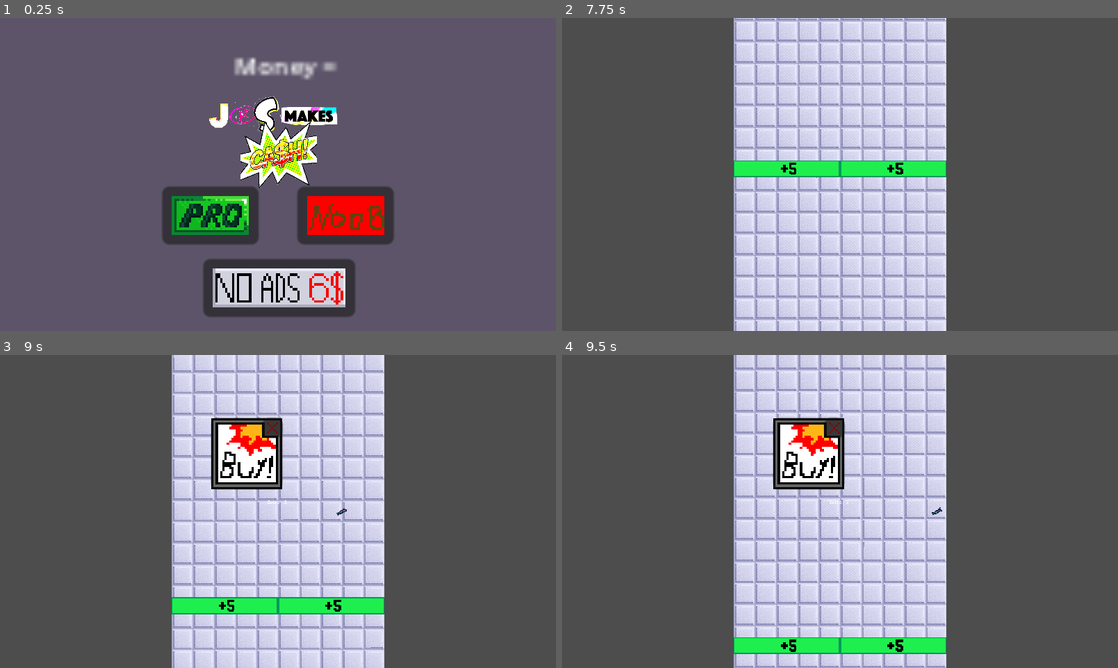
Above: before the commit, frames 1-4 (two rows, left to right).
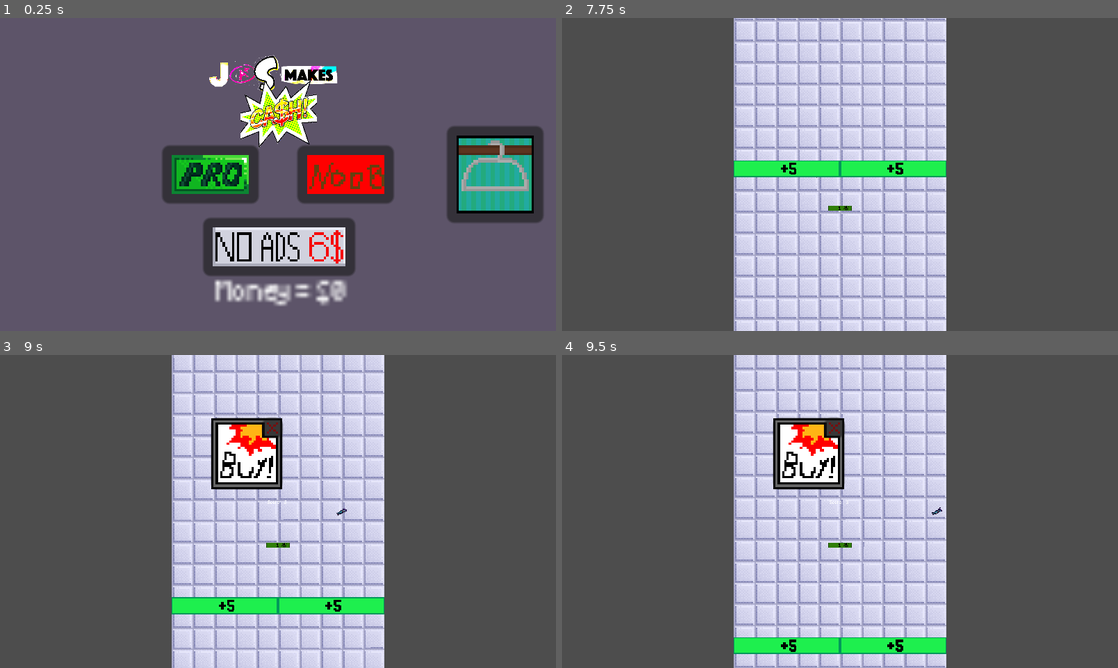
Above: after the commit, the same moments.

Repository: AryehJ-Phoenix/j
Game: Godot game, scene res://scenes/noob_vs_pro.tscn
Same seed, same stepped clock (60 frames per second), same inputs: the game is played once before the commit and once after it.
Inputs (mouse positions are in pixels of both pictures, inside the frame that each line leads up to; where the layout moved, square brackets give the same spot in the first picture):
- Up to frame 1 (0.25 s): no input
- Up to frame 2 (7.75 s): click (906, 174) [906, 215] at 0.5 s; hold Right (ui_right) 1.28-2.03 s; hold Left (ui_left) 2.03-2.78 s; hold Right (ui_right) 2.78-4.28 s; hold Left (ui_left) 4.28-6.5 s; tap Escape (ui_cancel) at 4.9 s; click (762, 215) at 6.5 s; hold Right (ui_right) from 7.28 s (still down)
- Up to frame 3 (9 s): keep holding Right (ui_right)
- Up to frame 4 (9.5 s): keep holding Right (ui_right)

The runs differ from the first frame. In frame 1, 26% of the frame differs, in the area x 29-98%, y 11-96%; in frame 2, less than 0.1%; in frame 3, less than 0.1%; in frame 4, less than 0.1%.

Commit message:
FINISH DRESSING ROOM

Diff:
--- a/scenes/debt.tscn
+++ b/scenes/debt.tscn
@@ -27,6 +27,7 @@
 
 [node name="button" type="Button" parent="."]
 texture_filter = 1
+layout_mode = 0
 offset_left = -531.0
 offset_top = 383.0
 offset_right = 533.0
--- /dev/null
+++ b/scenes/dressing_room.tscn
@@ -0,0 +1,69 @@
+[gd_scene load_steps=9 format=3 uid="uid://dyjw63khi7t04"]
+
+[ext_resource type="Script" path="res://scripts/dressing_room.gd" id="1_1tbep"]
+[ext_resource type="Texture2D" uid="uid://dmwoy3vte4sxc" path="res://sprite/New Piskel-27.png" id="2_032vc"]
+[ext_resource type="Texture2D" uid="uid://b0xfkn42onm6j" path="res://sprite/Jas Walk Cycle-2-2.png" id="3_8dimy"]
+
+[sub_resource type="AtlasTexture" id="AtlasTexture_wpjrl"]
+atlas = ExtResource("3_8dimy")
+region = Rect2(0, 0, 32, 32)
+
+[sub_resource type="AtlasTexture" id="AtlasTexture_fvs0m"]
+atlas = ExtResource("3_8dimy")
+region = Rect2(32, 0, 32, 32)
+
+[sub_resource type="AtlasTexture" id="AtlasTexture_0fljm"]
+atlas = ExtResource("3_8dimy")
+region = Rect2(0, 32, 32, 32)
+
+[sub_resource type="AtlasTexture" id="AtlasTexture_gsqst"]
+atlas = ExtResource("3_8dimy")
+region = Rect2(32, 32, 32, 32)
+
+[sub_resource type="SpriteFrames" id="SpriteFrames_aba47"]
+animations = [{
+"frames": [{
+"duration": 1.0,
+"texture": SubResource("AtlasTexture_wpjrl")
+}, {
+"duration": 1.0,
+"texture": SubResource("AtlasTexture_fvs0m")
+}, {
+"duration": 1.0,
+"texture": SubResource("AtlasTexture_0fljm")
+}, {
+"duration": 1.0,
+"texture": SubResource("AtlasTexture_gsqst")
+}],
+"loop": true,
+"name": &"default",
+"speed": 5.0
+}]
+
+[node name="Dressing Room" type="Control"]
+layout_mode = 3
+anchors_preset = 15
+anchor_right = 1.0
+anchor_bottom = 1.0
+grow_horizontal = 2
+grow_vertical = 2
+script = ExtResource("1_1tbep")
+
+[node name="Sprite2D" type="Sprite2D" parent="."]
+texture_filter = 1
+texture = ExtResource("2_032vc")
+
+[node name="Camera2D" type="Camera2D" parent="."]
+zoom = Vector2(7, 7)
+
+[node name="Button" type="Button" parent="."]
+layout_mode = 0
+offset_left = 5.0
+offset_top = -17.0
+offset_right = 39.0
+offset_bottom = 17.0
+
+[node name="AnimatedSprite2D" type="AnimatedSprite2D" parent="Button"]
+texture_filter = 1
+position = Vector2(17, 17)
+sprite_frames = SubResource("SpriteFrames_aba47")
--- /dev/null
+++ b/scenes/money_icon.tscn
@@ -0,0 +1,187 @@
+[gd_scene load_steps=19 format=3 uid="uid://dtlashqmj3lq6"]
+
+[ext_resource type="Script" path="res://scripts/money_icon.gd" id="1_ha2r8"]
+[ext_resource type="Texture2D" uid="uid://m7rdv1r1fuq6" path="res://sprite/160x236 animated background-2.png" id="2_n4oxb"]
+[ext_resource type="Texture2D" uid="uid://bthiaxtgci1ku" path="res://sprite/$$$.png" id="2_ucy4j"]
+
+[sub_resource type="AtlasTexture" id="AtlasTexture_5l7yc"]
+atlas = ExtResource("2_n4oxb")
+region = Rect2(400, 708, 200, 236)
+
+[sub_resource type="AtlasTexture" id="AtlasTexture_do3lo"]
+atlas = ExtResource("2_ucy4j")
+region = Rect2(0, 0, 75, 40)
+
+[sub_resource type="AtlasTexture" id="AtlasTexture_dr05w"]
+atlas = ExtResource("2_ucy4j")
+region = Rect2(0, 40, 75, 40)
+
+[sub_resource type="AtlasTexture" id="AtlasTexture_qs86n"]
+atlas = ExtResource("2_ucy4j")
+region = Rect2(0, 80, 75, 40)
+
+[sub_resource type="AtlasTexture" id="AtlasTexture_v7yb8"]
+atlas = ExtResource("2_ucy4j")
+region = Rect2(0, 120, 75, 40)
+
+[sub_resource type="AtlasTexture" id="AtlasTexture_nbfud"]
+atlas = ExtResource("2_ucy4j")
+region = Rect2(0, 160, 75, 40)
+
+[sub_resource type="AtlasTexture" id="AtlasTexture_4au4n"]
+atlas = ExtResource("2_ucy4j")
+region = Rect2(75, 0, 75, 40)
+
+[sub_resource type="AtlasTexture" id="AtlasTexture_vphso"]
+atlas = ExtResource("2_ucy4j")
+region = Rect2(75, 40, 75, 40)
+
+[sub_resource type="AtlasTexture" id="AtlasTexture_d3bhp"]
+atlas = ExtResource("2_ucy4j")
+region = Rect2(75, 80, 75, 40)
+
+[sub_resource type="AtlasTexture" id="AtlasTexture_5rbci"]
+atlas = ExtResource("2_ucy4j")
+region = Rect2(150, 120, 75, 40)
+
+[sub_resource type="AtlasTexture" id="AtlasTexture_5npjk"]
+atlas = ExtResource("2_ucy4j")
+region = Rect2(150, 0, 75, 40)
+
+[sub_resource type="AtlasTexture" id="AtlasTexture_okvnx"]
+atlas = ExtResource("2_ucy4j")
+region = Rect2(150, 40, 75, 40)
+
+[sub_resource type="AtlasTexture" id="AtlasTexture_8v3qp"]
+atlas = ExtResource("2_ucy4j")
+region = Rect2(150, 80, 75, 40)
+
+[sub_resource type="AtlasTexture" id="AtlasTexture_fcpkx"]
+atlas = ExtResource("2_ucy4j")
+region = Rect2(150, 120, 75, 40)
+
+[sub_resource type="SpriteFrames" id="SpriteFrames_gwvcy"]
+animations = [{
+"frames": [{
+"duration": 1.0,
+"texture": SubResource("AtlasTexture_5l7yc")
+}],
+"loop": true,
+"name": &"$0",
+"speed": 5.0
+}, {
+"frames": [{
+"duration": 1.0,
+"texture": SubResource("AtlasTexture_do3lo")
+}],
+"loop": true,
+"name": &"$1-29",
+"speed": 5.0
+}, {
+"frames": [{
+"duration": 1.0,
+"texture": SubResource("AtlasTexture_dr05w")
+}],
+"loop": true,
+"name": &"$100-2999",
+"speed": 5.0
+}, {
+"frames": [{
+"duration": 1.0,
+"texture": SubResource("AtlasTexture_qs86n")
+}],
+"loop": true,
+"name": &"$10000-299999",
+"speed": 5.0
+}, {
+"frames": [{
+"duration": 1.0,
+"texture": SubResource("AtlasTexture_v7yb8")
+}],
+"loop": true,
+"name": &"$1000000-29999999",
+"speed": 5.0
+}, {
+"frames": [{
+"duration": 1.0,
+"texture": SubResource("AtlasTexture_nbfud")
+}],
+"loop": true,
+"name": &"$100000000+",
+"speed": 5.0
+}, {
+"frames": [{
+"duration": 1.0,
+"texture": SubResource("AtlasTexture_4au4n")
+}],
+"loop": true,
+"name": &"$30-59",
+"speed": 5.0
+}, {
+"frames": [{
+"duration": 1.0,
+"texture": SubResource("AtlasTexture_vphso")
+}],
+"loop": true,
+"name": &"$3000-5999",
+"speed": 5.0
+}, {
+"frames": [{
+"duration": 1.0,
+"texture": SubResource("AtlasTexture_d3bhp")
+}],
+"loop": true,
+"name": &"$300000-599999",
+"speed": 5.0
+}, {
+"frames": [{
+"duration": 1.0,
+"texture": SubResource("AtlasTexture_5rbci")
+}],
+"loop": true,
+"name": &"$30000000-59999999",
+"speed": 5.0
+}, {
+"frames": [{
+"duration": 1.0,
+"texture": SubResource("AtlasTexture_5npjk")
+}],
+"loop": true,
+"name": &"$60-99",
+"speed": 5.0
+}, {
+"frames": [{
+"duration": 1.0,
+"texture": SubResource("AtlasTexture_okvnx")
+}],
+"loop": true,
+"name": &"$6000-9999",
+"speed": 5.0
+}, {
+"frames": [{
+"duration": 1.0,
+"texture": SubResource("AtlasTexture_8v3qp")
+}],
+"loop": true,
+"name": &"$600000-999999",
+"speed": 5.0
+}, {
+"frames": [{
+"duration": 1.0,
+"texture": SubResource("AtlasTexture_fcpkx")
+}],
+"loop": true,
+"name": &"$60000000-99999999",
+"speed": 5.0
+}]
+
+[node name="Money Icon" type="Node2D"]
+script = ExtResource("1_ha2r8")
+
+[node name="$$$" type="AnimatedSprite2D" parent="."]
+texture_filter = 1
+position = Vector2(0, 350)
+scale = Vector2(8.5, 8.5)
+sprite_frames = SubResource("SpriteFrames_gwvcy")
+animation = &"$0"
+autoplay = "$0"
--- a/scenes/noob.tscn
+++ b/scenes/noob.tscn
@@ -7,6 +7,7 @@
 [ext_resource type="Script" path="res://scripts/score_label.gd" id="5_p4vxk"]
 [ext_resource type="PackedScene" uid="uid://d5fralkmkunq" path="res://scenes/ad_summon.tscn" id="6_5cicw"]
 [ext_resource type="PackedScene" uid="uid://6feomgnhh70s" path="res://scenes/reset.tscn" id="7_l38mw"]
+[ext_resource type="PackedScene" uid="uid://dtlashqmj3lq6" path="res://scenes/money_icon.tscn" id="8_xk1gl"]
 
 [sub_resource type="AtlasTexture" id="AtlasTexture_rorwn"]
 atlas = ExtResource("1_52uqr")
@@ -191,3 +192,6 @@
 position = Vector2(655, 321)
 
 [node name="reset" parent="." instance=ExtResource("7_l38mw")]
+
+[node name="Money Icon" parent="." instance=ExtResource("8_xk1gl")]
+position = Vector2(0, 300)
--- a/scenes/noob_vs_pro.tscn
+++ b/scenes/noob_vs_pro.tscn
@@ -6,14 +6,17 @@
 [ext_resource type="Texture2D" uid="uid://d0w8t1muo8dgq" path="res://sprite/2025_03_20_0u4_Kleki.png" id="4_psoq6"]
 [ext_resource type="Texture2D" uid="uid://8pdo1rp15ypc" path="res://sprite/New Piskel-1.png-4-3.png" id="5_ud7ka"]
 [ext_resource type="Script" path="res://scripts/money_label.gd" id="6_kfp38"]
+[ext_resource type="FontFile" uid="uid://r6hbtqvqy2bf" path="res://sprite/Minecraft.ttf" id="6_yxn71"]
+[ext_resource type="Texture2D" uid="uid://djmjvtc7cvc2d" path="res://sprite/Dressing Room.png" id="7_44iu7"]
 
 [sub_resource type="StyleBoxFlat" id="StyleBoxFlat_4w7ko"]
 bg_color = Color(0.364143, 0.330656, 0.411017, 1)
 
-[node name="noob vs pro" type="Control"]
+[node name="noob vs pro" type="Control" node_paths=PackedStringArray("Ad_Free")]
 layout_mode = 3
 anchors_preset = 0
 script = ExtResource("1_l7mgf")
+Ad_Free = NodePath("Ad_Free")
 
 [node name="Panel" type="Panel" parent="."]
 layout_mode = 0
@@ -27,9 +30,9 @@
 texture_filter = 1
 layout_mode = 0
 offset_left = 8.0
-offset_top = 5.0
+offset_top = -12.0
 offset_right = 48.0
-offset_bottom = 29.0
+offset_bottom = 12.0
 icon = ExtResource("2_2tmis")
 icon_alignment = 1
 
@@ -37,36 +40,50 @@
 texture_filter = 1
 layout_mode = 0
 offset_left = -48.0
-offset_top = 5.0
+offset_top = -12.0
 offset_right = -8.0
-offset_bottom = 29.0
+offset_bottom = 12.0
 icon = ExtResource("3_cvjp3")
 
 [node name="Camera2D" type="Camera2D" parent="."]
 zoom = Vector2(5, 5)
 
 [node name="202503200u4Kleki" type="Sprite2D" parent="."]
+position = Vector2(0, -17)
 scale = Vector2(0.104651, 0.104651)
 texture = ExtResource("4_psoq6")
 
-[node name="Button" type="Button" parent="."]
+[node name="Ad_Free" type="Button" parent="."]
 texture_filter = 1
 layout_mode = 0
 offset_left = -31.0
-offset_top = 35.0
+offset_top = 18.0
 offset_right = 32.0
-offset_bottom = 59.0
+offset_bottom = 42.0
 icon = ExtResource("5_ud7ka")
 icon_alignment = 1
 
 [node name="Money_Label" type="Label" parent="."]
 layout_mode = 0
-offset_left = -18.0
-offset_top = -53.0
-offset_right = 22.0
-offset_bottom = -30.0
+offset_left = -26.0
+offset_top = 44.0
+offset_right = 14.0
+offset_bottom = 67.0
+theme_override_fonts/font = ExtResource("6_yxn71")
 theme_override_font_sizes/font_size = 10
+horizontal_alignment = 1
 script = ExtResource("6_kfp38")
+
+[node name="Dressing Room" type="Button" parent="."]
+texture_filter = 1
+layout_mode = 0
+offset_left = 70.0
+offset_top = -20.0
+offset_right = 110.0
+offset_bottom = 20.0
+icon = ExtResource("7_44iu7")
 
 [connection signal="pressed" from="Noob" to="." method="_on_noob_pressed"]
 [connection signal="pressed" from="Pro" to="." method="_on_pro_pressed"]
+[connection signal="pressed" from="Ad_Free" to="." method="_on_ad_free_pressed"]
+[connection signal="pressed" from="Dressing Room" to="." method="_on_dressing_room_pressed"]
--- a/scenes/player.tscn
+++ b/scenes/player.tscn
@@ -35,7 +35,7 @@
 "texture": SubResource("AtlasTexture_2hg7w")
 }],
 "loop": true,
-"name": &"default",
+"name": &"Jasper",
 "speed": 5.0
 }]
 
@@ -49,7 +49,8 @@
 texture_filter = 1
 scale = Vector2(4, 4)
 sprite_frames = SubResource("SpriteFrames_a3b87")
-autoplay = "default"
+animation = &"Jasper"
+autoplay = "Jasper"
 
 [node name="CollisionShape2D" type="CollisionShape2D" parent="."]
 scale = Vector2(6, 6)
--- a/scenes/pro.tscn
+++ b/scenes/pro.tscn
@@ -7,6 +7,7 @@
 [ext_resource type="Script" path="res://scripts/score_label.gd" id="5_yeaya"]
 [ext_resource type="PackedScene" uid="uid://d5fralkmkunq" path="res://scenes/ad_summon.tscn" id="6_rj2c2"]
 [ext_resource type="PackedScene" uid="uid://6feomgnhh70s" path="res://scenes/reset.tscn" id="7_pf6vq"]
+[ext_resource type="PackedScene" uid="uid://dtlashqmj3lq6" path="res://scenes/money_icon.tscn" id="8_kgm0u"]
 
 [sub_resource type="AtlasTexture" id="AtlasTexture_rorwn"]
 atlas = ExtResource("1_qjs7c")
@@ -191,3 +192,6 @@
 position = Vector2(655, 321)
 
 [node name="reset" parent="." instance=ExtResource("7_pf6vq")]
+
+[node name="Money Icon" parent="." instance=ExtResource("8_kgm0u")]
+position = Vector2(0, 300)
--- a/scripts/GameManager.gd
+++ b/scripts/GameManager.gd
@@ -13,6 +13,8 @@
 var cancel = 3
 var money = 0
 var money_text = Label
+var ads = true
+var high_score = 0
 
 func _ready() -> void:
 	timer = hit_timer
@@ -30,6 +32,8 @@
 	if get_tree().current_scene.name == "res://scenes/credit_card.tscn":
 		skill = "card"
 
+	if high_score < score:
+		high_score = score
 
 	if redo == true:
 		print("uh oh")
@@ -46,11 +50,15 @@
 			card = null
 			get_tree().change_scene_to_file("res://scenes/debt.tscn")
 
+
 func setScoreLabel(label):
 	score_text = label
 
 func setMoneyLabel(label):
 	money_text = label
+
+func update_money():
+	money_text.text = "Money = $" + str(money)
 
 func add_score(amount):
 	if timer < 0:
--- a/scripts/ad_summon.gd
+++ b/scripts/ad_summon.gd
@@ -13,7 +13,7 @@
 func _process(delta: float) -> void:
 	timer -= delta
 
-	if timer < 0:
+	if timer < 0 and GameManager.ads:
 		spawn()
 
 
--- /dev/null
+++ b/scripts/dressing_room.gd
@@ -0,0 +1,11 @@
+extends Control
+
+
+# Called when the node enters the scene tree for the first time.
+func _ready() -> void:
+	pass # Replace with function body.
+
+
+# Called every frame. 'delta' is the elapsed time since the previous frame.
+func _process(delta: float) -> void:
+	pass
--- /dev/null
+++ b/scripts/money_icon.gd
@@ -0,0 +1,39 @@
+extends Node2D
+
+@onready var sprite: AnimatedSprite2D = $"$$$"
+
+var score
+
+# Called every frame. 'delta' is the elapsed time since the previous frame.
+func _process(delta: float) -> void:
+	score = GameManager.score
+
+	if GameManager.skill == "pro" or GameManager.skill == "noob":
+		if score < 1:
+			sprite.play("$0")
+		if score > 0 and score < 30:
+			sprite.play("$1-29")
+		if score > 29 and score < 60:
+			sprite.play("$30-59")
+		if score > 59 and score < 100:
+			sprite.play("$60-99")
+		if score > 99 and score < 3000:
+			sprite.play("$100-2999")
+		if score > 2999 and score < 6000:
+			sprite.play("$3000-5999")
+		if score > 5999 and score < 10000:
+			sprite.play("$6000-9999")
+		if score > 9999 and score < 300000:
+			sprite.play("$10000-299999")
+		if score > 299999 and score < 600000:
+			sprite.play("$300000-599999")
+		if score > 599999 and score < 1000000:
+			sprite.play("$600000-999999")
+		if score > 999999 and score < 30000000:
+			sprite.play("$1000000-29999999")
+		if score > 29999999 and score < 60000000:
+			sprite.play("$30000000-59999999")
+		if score > 59999999 and score < 100000000:
+			sprite.play("$60000000-99999999")
+		if score > 99999999:
+			sprite.play("$100000000+")
--- a/scripts/noob_vs_pro.gd
+++ b/scripts/noob_vs_pro.gd
@@ -1,9 +1,13 @@
 extends Control
 
+@export var Ad_Free = Button
 
 func _ready() -> void:
-	GameManager.money += GameManager.score
+	GameManager.money += GameManager.high_score
+	GameManager.update_money()
 	GameManager.score = 0
+	GameManager.high_score = 0
+	print(GameManager.money)
 
 
 func _on_noob_pressed() -> void:
@@ -14,3 +18,20 @@
 func _on_pro_pressed() -> void:
 	GameManager.skill = "pro"
 	get_tree().change_scene_to_file("res://scenes/pro.tscn")
+
+
+func _on_ad_free_pressed() -> void:
+	if GameManager.money >= 6 and GameManager.ads:
+		GameManager.ads = false
+		GameManager.money -= 6
+		GameManager.update_money()
+		print("AD FREE")
+		Ad_Free.visible = false
+
+	if GameManager.money < 6:
+		print("NUH UH UR POOR")
+
+
+func _on_dressing_room_pressed() -> void:
+	GameManager.skill = "dressing room"
+	get_tree().change_scene_to_file("res://scenes/dressing_room.tscn")
--- a/scripts/player.gd
+++ b/scripts/player.gd
@@ -1,5 +1,6 @@
 extends CharacterBody2D
 
+@onready var sprite: AnimatedSprite2D = $AnimatedSprite2D
 
 var speed = 1
 var velovity
--- a/scripts/score_label.gd
+++ b/scripts/score_label.gd
@@ -3,7 +3,7 @@
 
 func _ready():
 	GameManager.setScoreLabel(self)
-	text = "Score = "
+	text = "Score = 0"
 
 func setScoreValue(integer):
 	text = "Score = " + str(integer)
Not shown: 1 places in scenes/noob.tscn that only renumber resources
Not shown: 1 places in scenes/noob_vs_pro.tscn that only renumber resources
Not shown: 1 places in scenes/pro.tscn that only renumber resources
Binary file added: sprite/$$$.png
Not shown, changed: sprite/$$$.png.import
Binary file removed: sprite/$1.png
Not shown, removed: sprite/$1.png.import
Binary file removed: sprite/$100.png
Binary file removed: sprite/$1000.png
Binary file removed: sprite/$10000.png
Binary file removed: sprite/$100000.png
Binary file added: sprite/Dressing Room.png
(and 7 more such lines)
